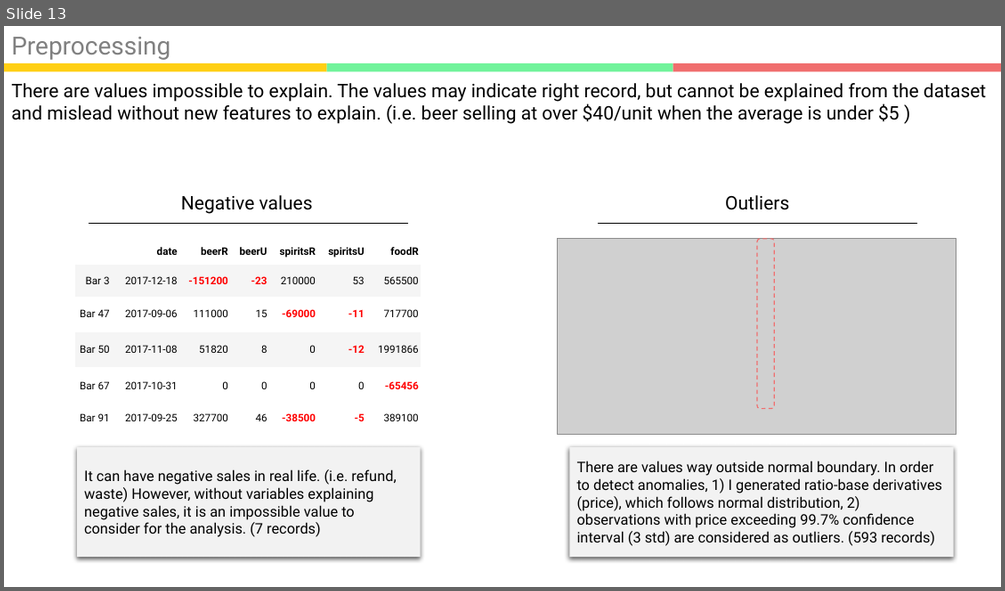
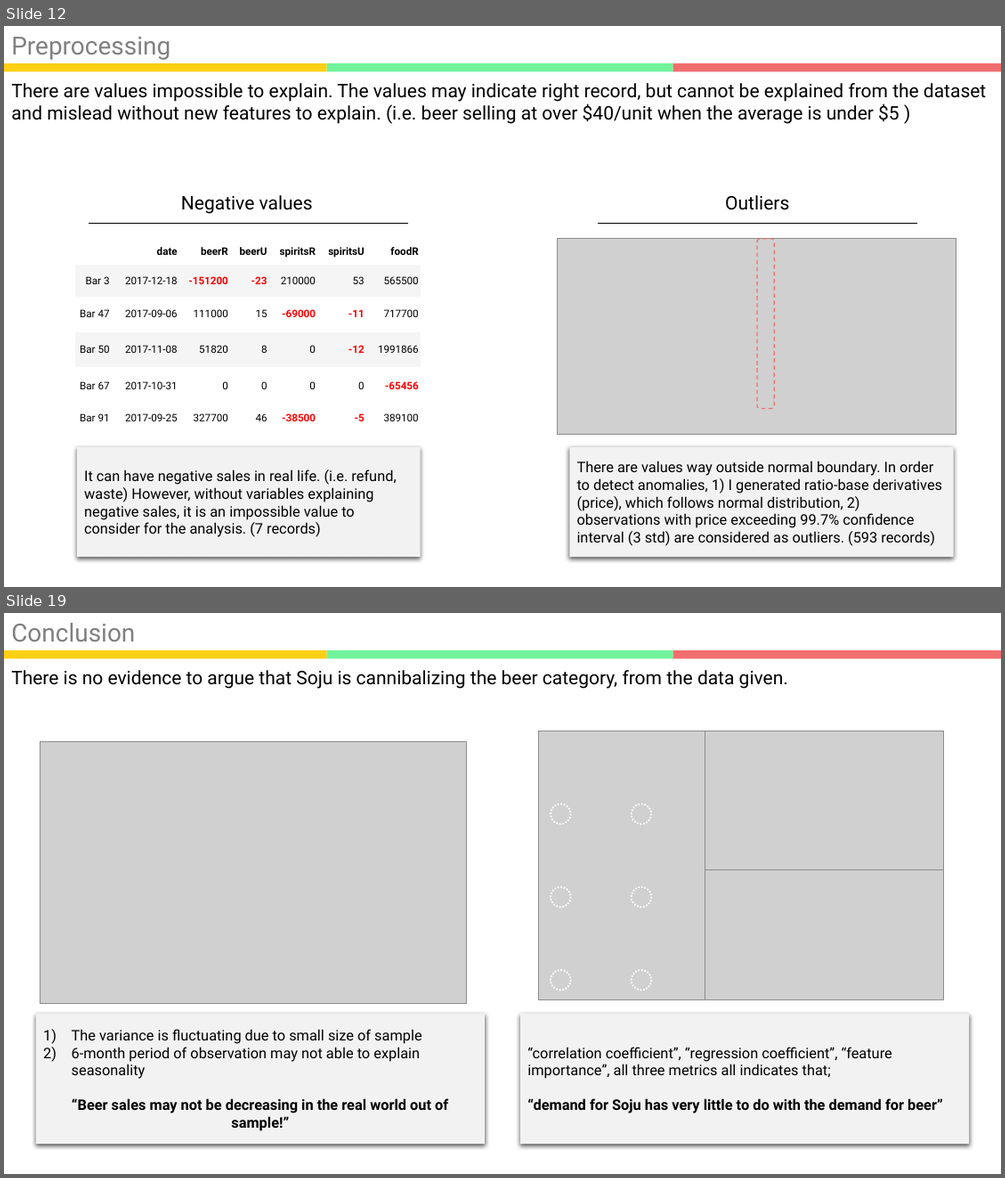
Before and after one commit to kookoowaa/Projects, a slide deck: WB project/Analysis Report.pptx. Shown one above the other, each under a label of ours: slide 13 before the commit, slides 12 and 19 after it; the slides between them are not shown. The pictures are 1005x591 and 1005x1178 pixels, drawn with LibreOffice and Linux fonts; fonts in the diff are those of the drawing; grey boxes stand for pictures. Boxes give left, top, right and bottom in pixels: in the first picture for what was removed or moved away, otherwise in the second. Text is boxed around its words. In the diff, an @@ line names an element or a change of style, - is before the commit and + after.

```diff
--- a/WB project/Analysis Report.pptx
+++ b/WB project/Analysis Report.pptx
@@ slide 19 added at [4, 613, 1001, 1174], background #FFFFFF; not listed: 3 template elements that a slide beside it also shows @@
@@ text added at [11, 623, 135, 641], 24 pt, text #808080 @@
+Conclusion
@@ text added at [11, 670, 788, 689], 18 pt, text #000000 @@
+There is no evidence to argue that Soju is cannibalizing the beer category, from the data given.
@@ picture added at [40, 742, 466, 1004] @@
@@ picture added at [704, 731, 943, 870] @@
@@ picture added at [705, 870, 944, 1000] @@
@@ group added at [539, 731, 704, 999]: 6 ellipses, 1 picture @@
@@ rectangle added at [36, 1013, 485, 1143], fill #F2F2F2, 14 pt, text #000000 @@
+1) The variance is fluctuating due to small size of sample
+2) 6-month period of observation may not able to explain seasonality
+“Beer sales may not be decreasing in the real world out of sample!”
@@ rectangle added at [521, 1013, 970, 1143], fill #F2F2F2, 14 pt, text #000000 @@
+“correlation coefficient”, “regression coefficient”, “feature importance”, all three metrics all indicates that;
+“demand for Soju has very little to do with the demand for beer”
@@ what was slide 13 is now slide 12 @@
```
Also in this commit, not shown: 9 slides changed, 5 other slides added, 6 slides removed, 6 other files.
